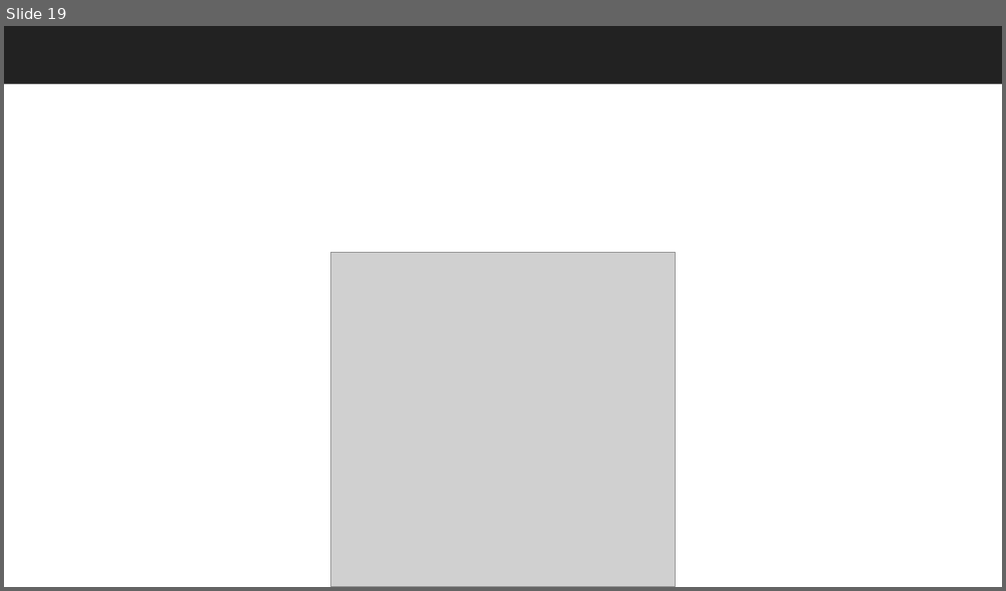
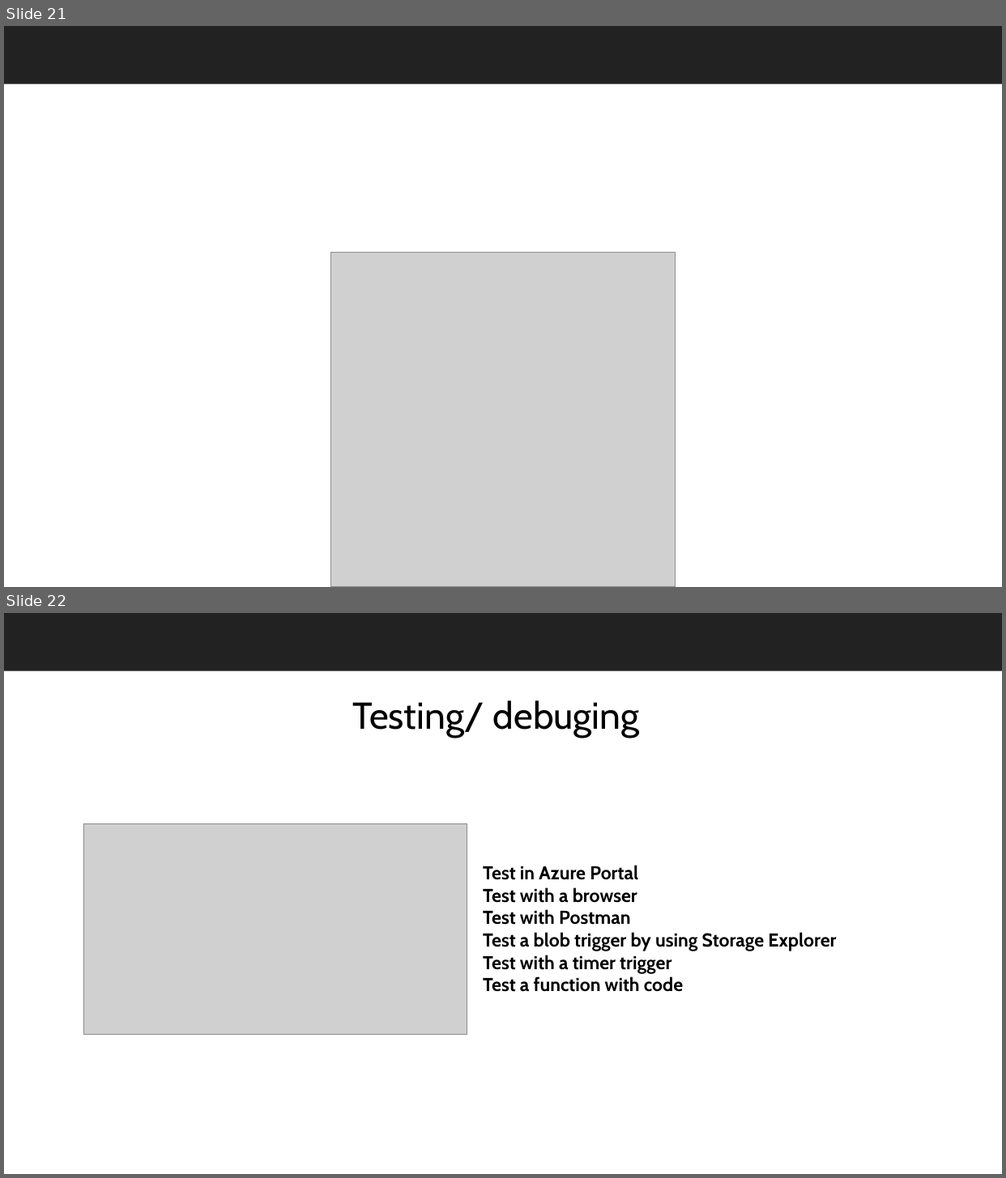
Before and after one commit to EhsanAminii/presentations, a slide deck: FunctionAppIntroduction.pptx. Shown one above the other, each under a label of ours: slide 19 before the commit, slides 21 and 22 after it. The pictures are 1006x591 and 1006x1178 pixels, drawn with LibreOffice and Linux fonts; fonts in the diff are those of the drawing; grey boxes stand for pictures; background and template pictures are left out. Boxes give left, top, right and bottom in pixels: in the first picture for what was removed or moved away, otherwise in the second. Text is boxed around its words. In the diff, an @@ line names an element or a change of style, - is before the commit and + after.

```diff
--- a/FunctionAppIntroduction.pptx
+++ b/FunctionAppIntroduction.pptx
@@ slide 22 added at (4, 613, 1002, 1174), background #FFFFFF; not listed: 1 template element that a slide beside it also shows @@
@@ title added at (352, 700, 640, 738), 36 pt, text #000000 @@
+Testing/ debuging
@@ picture added at (83, 824, 467, 1034) @@
@@ text added at (483, 865, 836, 992), 18 pt, text #000000, bold @@
+Test in Azure Portal
+Test with a browser
+Test with Postman
+Test a blob trigger by using Storage Explorer
+Test with a timer trigger
+Test a function with code
@@ what was slide 19 is now slide 21 @@
```
Also in this commit, not shown: 3 slides changed, 6 other slides added, 2 slides removed.
